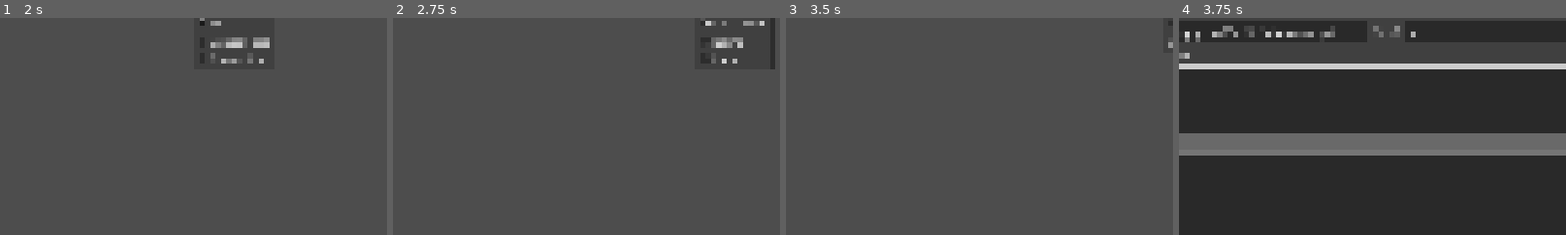
Above: before the commit, frames 1-4 (left to right).
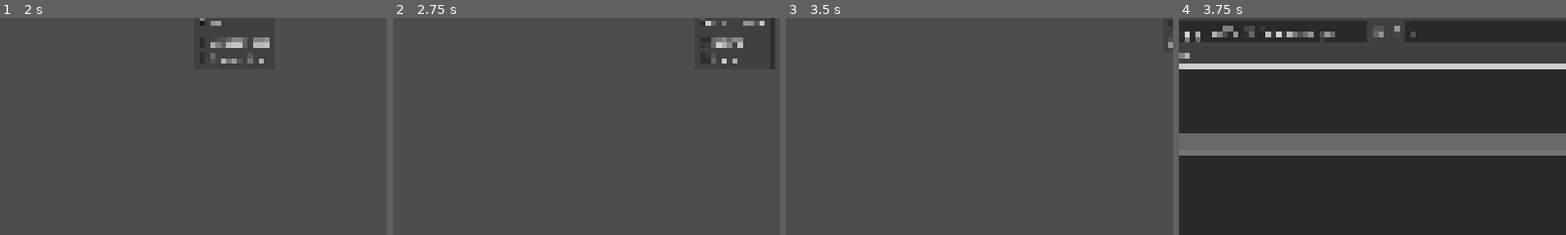
Above: after the commit, the same moments.

Repository: drusin/godot-switcheroo
Game: Godot game, scene res://src/main.tscn
The game is run twice, just before and just after one commit, with the same random seed, the same clock (stepped at 60 frames per second) and the same inputs. The engine's default icon, where the game draws it, is replaced by a stand-in: a white triangle on a blue panel in a dark square.
Inputs (mouse positions are % of the whole screen's width and height, from its top left):
- Up to frame 1 (2 s): click (23, 8) at 0.52 s; type "12" at 0.6 s; click "All" at 1.25 s
- Up to frame 2 (2.75 s): click "Last Used" at 2 s
- Up to frame 3 (3.5 s): click "Desc" at 2.75 s
- Up to frame 4 (3.75 s): click "Import" at 3.5 s
The pictures show only the part of the screen within x 25-75%, y 12-62%; the shares and areas given below are measured in that part.

Frames 1-3 are identical in both runs. In frame 4, 0.2% of the frame differs, in the area x 39-62%, y 3-9%.
Error in both runs: Trying to assign value of type 'Nil' to a variable of type 'Dictionary'. (res://src/autoloads/downloads.gd:29)

Commit message:
make managed installations executable on linux after download

Diff:
--- a/src/autoloads/downloads.gd
+++ b/src/autoloads/downloads.gd
@@ -51,9 +51,10 @@
 	var unpacked_file: PackedByteArray = dl_result[0]
 	var unpacked_file_name: String = dl_result[1]
 	var installation_path = _move_to_managed_path(unpacked_file, unpacked_file_name, version)
+	make_executable(installation_path, version)
 	var godot_version = GodotVersion.new()
 	godot_version.version = version
-	godot_version.installation_path = FileAccess.open(installation_path, FileAccess.READ).get_path_absolute()
+	godot_version.installation_path = installation_path
 	version_downloaded.emit(godot_version)
 
 
@@ -107,10 +108,21 @@
 	var file := FileAccess.open(installation_path, FileAccess.WRITE)
 	file.store_buffer(unpacked_file)
 	file.close()
-	return installation_path
+	return FileAccess.open(installation_path, FileAccess.READ).get_path_absolute()
 
 
-func _send_updates():
+func make_executable(installation_path: String, version: String) -> void:
+	var os_label = _get_os_label(version)
+	if not (os_label == "linux" or os_label == "x11"):
+		pass
+	var output = []
+	OS.execute("chmod", ["+x", installation_path], output, true)
+	if not (output.is_empty() or output[0] == ""):
+		printerr("chmod output:")
+		printerr(output)
+
+
+func _send_updates() -> void:
 	var keys := _current_downloads.keys()
 	var summed_percentage := 0
 	for version in keys:
Not shown, changed: export_presets.cfg
Not shown, changed: .gitignore
Not shown, changed: .godot-switcheroo
